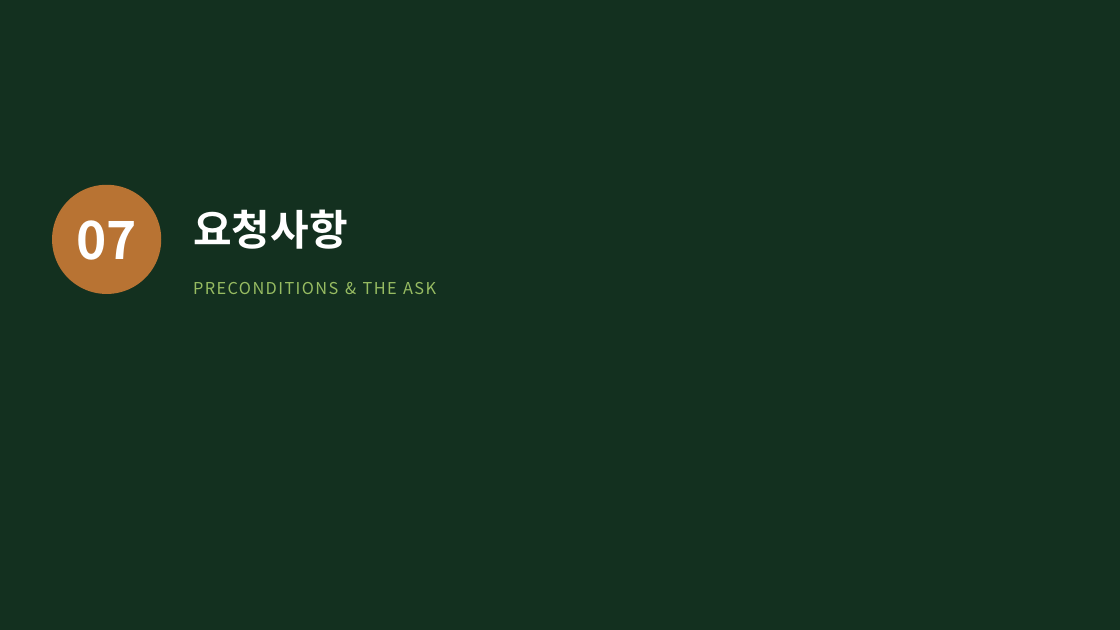
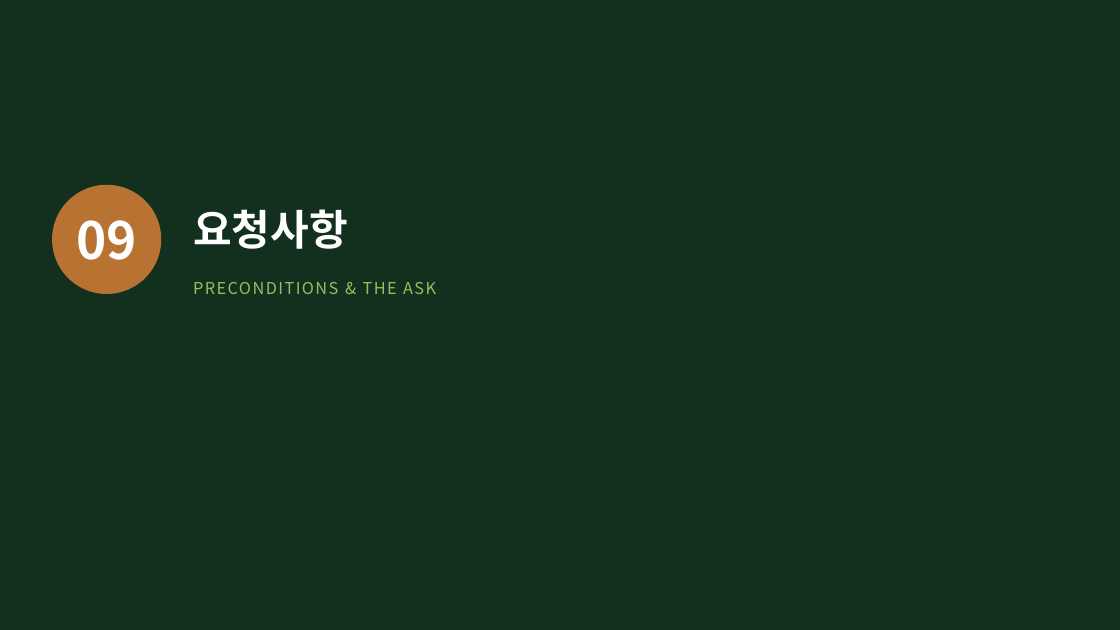
Before and after one commit to hhj3150/Dr-Ha--agent, a slide deck: slide 39 of deliverables/2026-08-03-jeonnam-province/전남한우AX_국가실증거점_제안.pptx (slide 23 before the commit). Drawn at 1120x630 pixels with LibreOffice and Linux fonts; fonts in the diff are those of the drawing. Boxes give left, top, right and bottom in pixels: in the first picture for what was removed or moved away, otherwise in the second. Text is boxed around its words. In the diff, an @@ line names an element or a change of style, - is before the commit and + after.

```diff
--- a/deliverables/2026-08-03-jeonnam-province/전남한우AX_국가실증거점_제안.pptx
+++ b/deliverables/2026-08-03-jeonnam-province/전남한우AX_국가실증거점_제안.pptx
@@ text at (x1=76, y1=220, x2=137, y2=260): text changed @@
-07
+09
```
Also in this commit, not shown: 20 other slides changed, 19 slides added, 3 slides removed, 2 other files.
